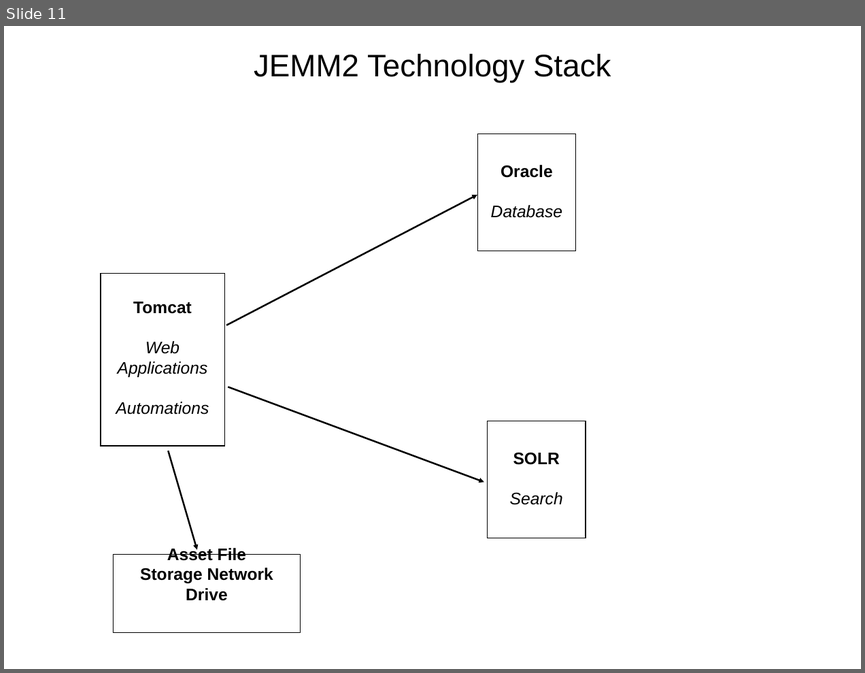
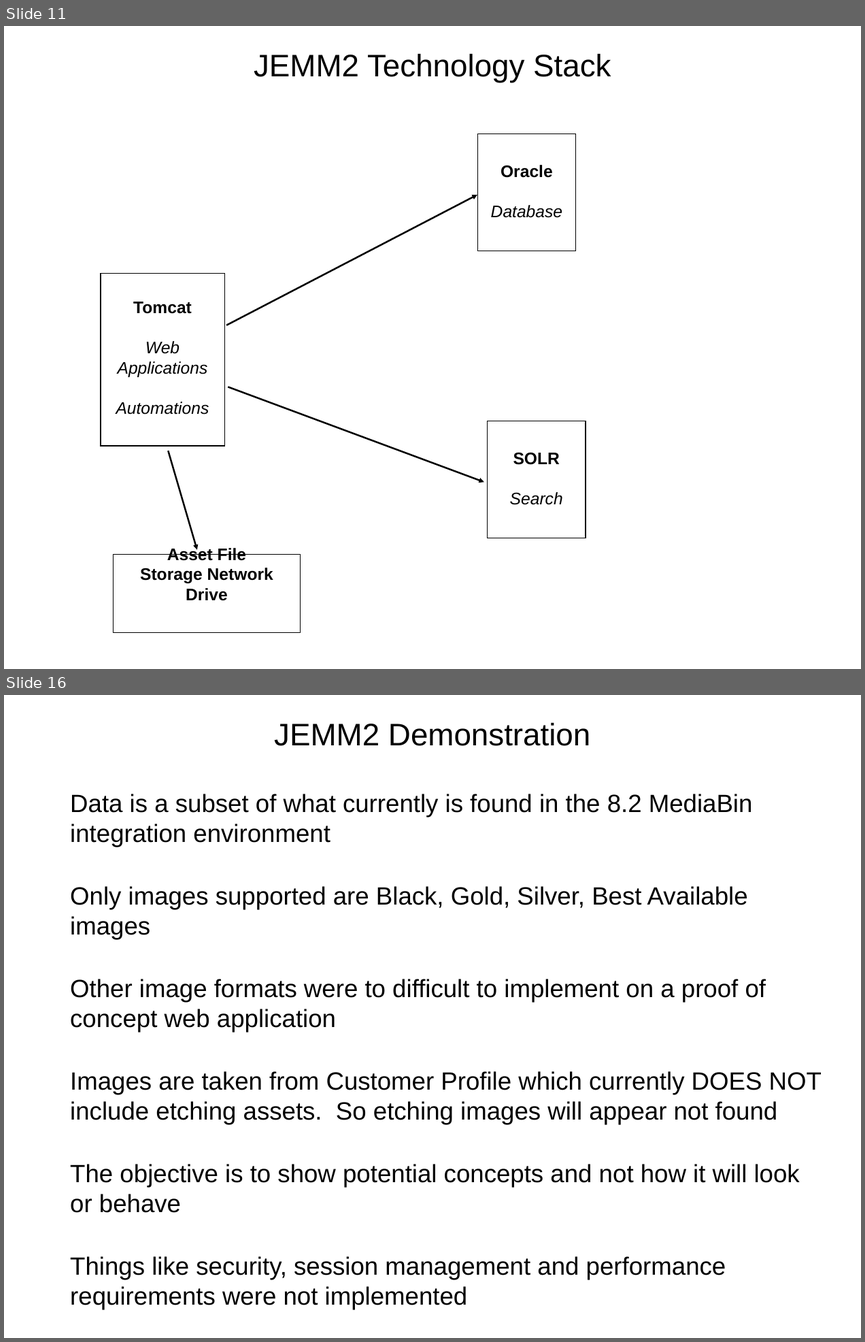
Before and after one commit to wshromoff/SOL, a slide deck: Files/Metadata_Groupings/Tables.pptx. Shown one above the other, each under a label of ours: slide 11 before the commit, slides 11 and 16 after it; the slides between them are not shown. The pictures are 865x673 and 865x1342 pixels, drawn with LibreOffice and Linux fonts; fonts in the diff are those of the drawing. Boxes give left, top, right and bottom in pixels: in the first picture for what was removed or moved away, otherwise in the second. Text is boxed around its words. In the diff, an @@ line names an element or a change of style, - is before the commit and + after.

```diff
--- a/Files/Metadata_Groupings/Tables.pptx
+++ b/Files/Metadata_Groupings/Tables.pptx
@@ slide 16 added at [4, 695, 861, 1338], background #FFFFFF @@
@@ title added at [274, 723, 590, 746], 37.2 pt, text #000000 @@
+JEMM2 Demonstration
@@ text added at [70, 794, 821, 1309], 29.8 pt, text #000000 @@
+Data is a subset of what currently is found in the 8.2 MediaBin integration environment
+Only images supported are Black, Gold, Silver, Best Available images
+Other image formats were to difficult to implement on a proof of concept web application
+Images are taken from Customer Profile which currently DOES NOT include etching assets. So etching images will appear not found
+The objective is to show potential concepts and not how it will look or behave
+Things like security, session management and performance requirements were not implemented
```
Also in this commit, not shown: 2 slides changed, 4 other slides added, 1 other file.
